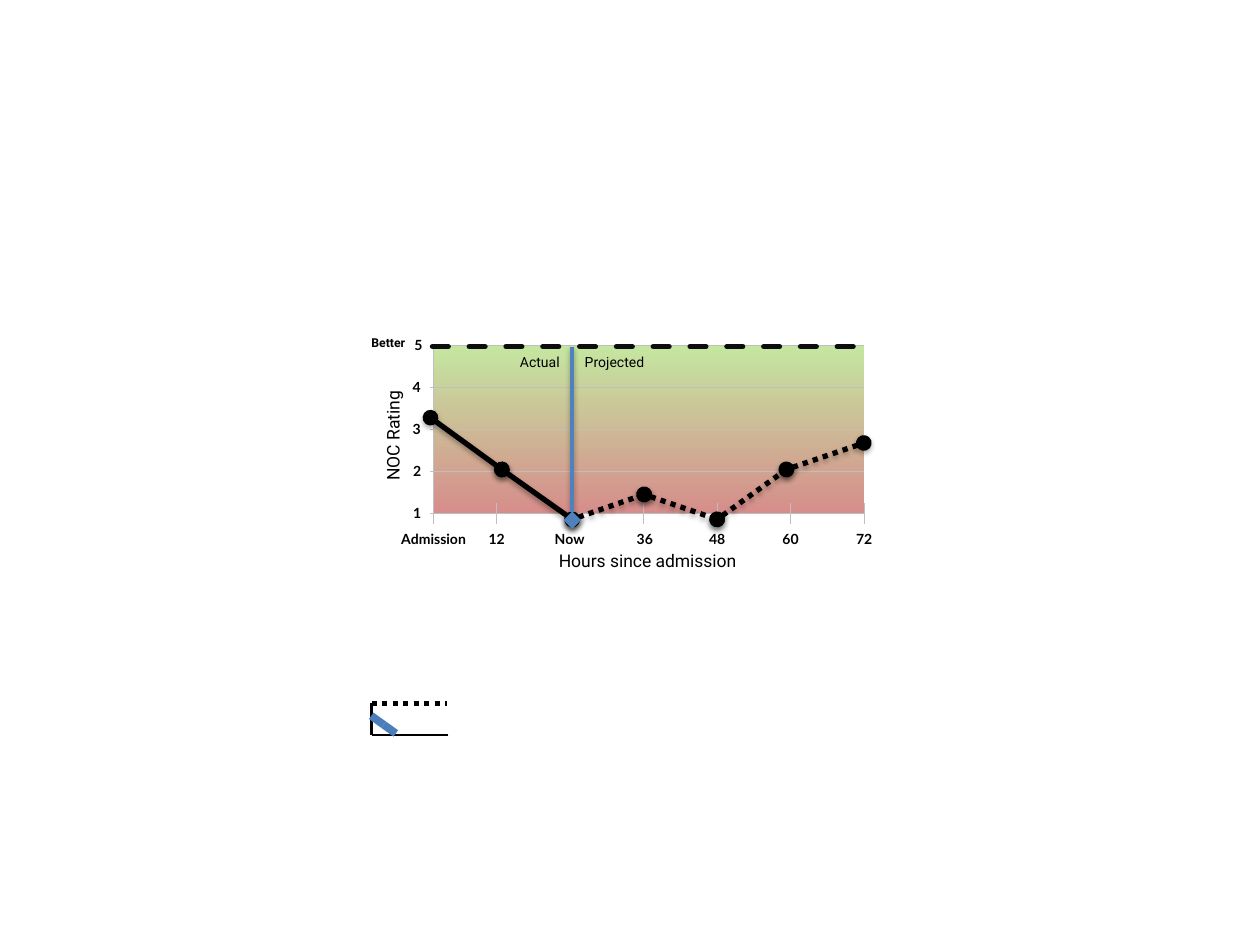
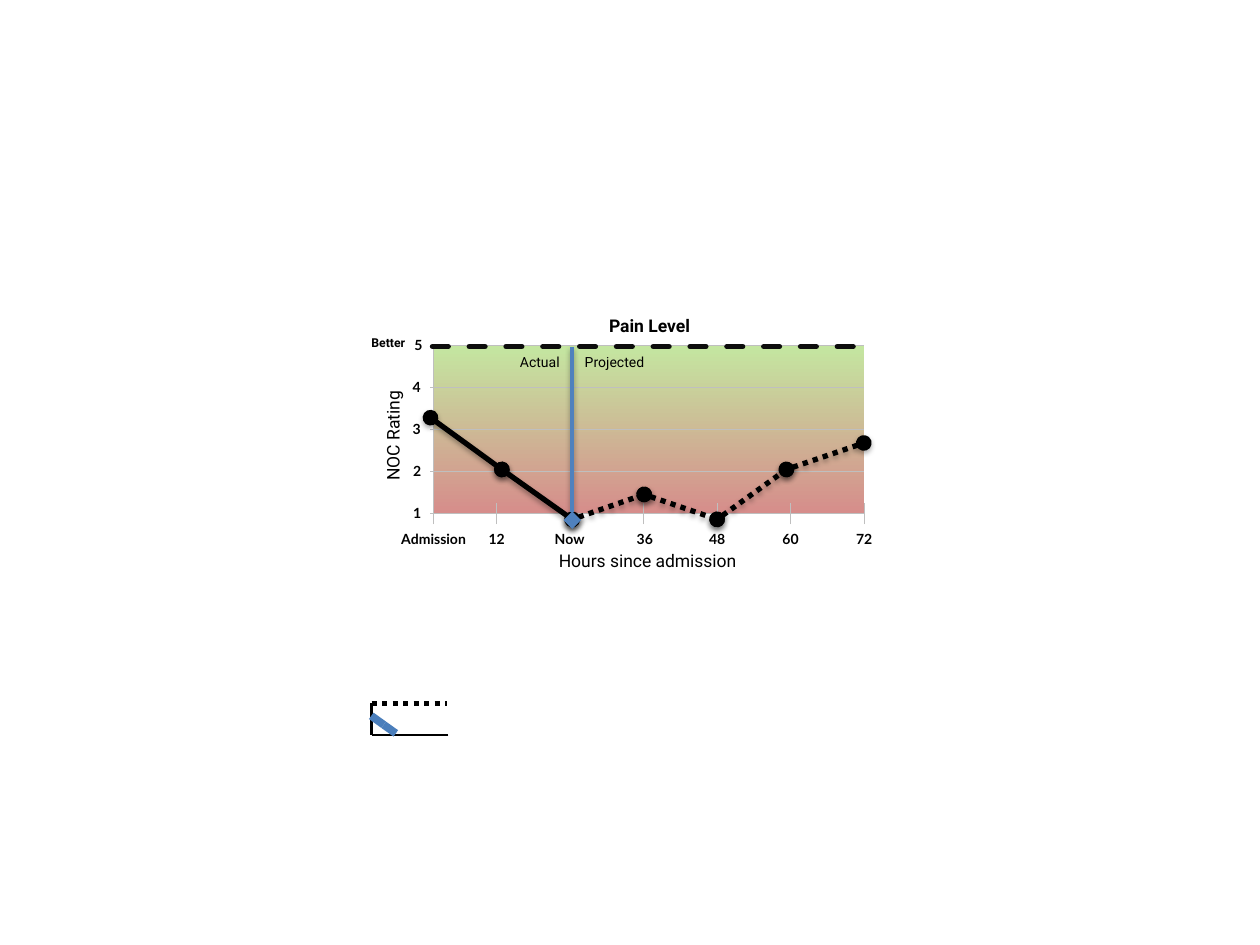
Before and after one commit to kinshukg/febretpository, a slide deck: slide 1 of HANDS/trunk/data/Design.pptx. Drawn at 1260x945 pixels with LibreOffice and Linux fonts; fonts in the diff are those of the drawing. Boxes give left, top, right and bottom in pixels: in the first picture for what was removed or moved away, otherwise in the second. Text is boxed around its words. In the diff, an @@ line names an element or a change of style, - is before the commit and + after.

```diff
--- a/HANDS/trunk/data/Design.pptx
+++ b/HANDS/trunk/data/Design.pptx
@@ text added at bbox=[609, 319, 690, 332], 10 pt, text #000000, bold @@
+Pain Level
```
Also in this commit, not shown: 2 other slides changed, 12 other files.
